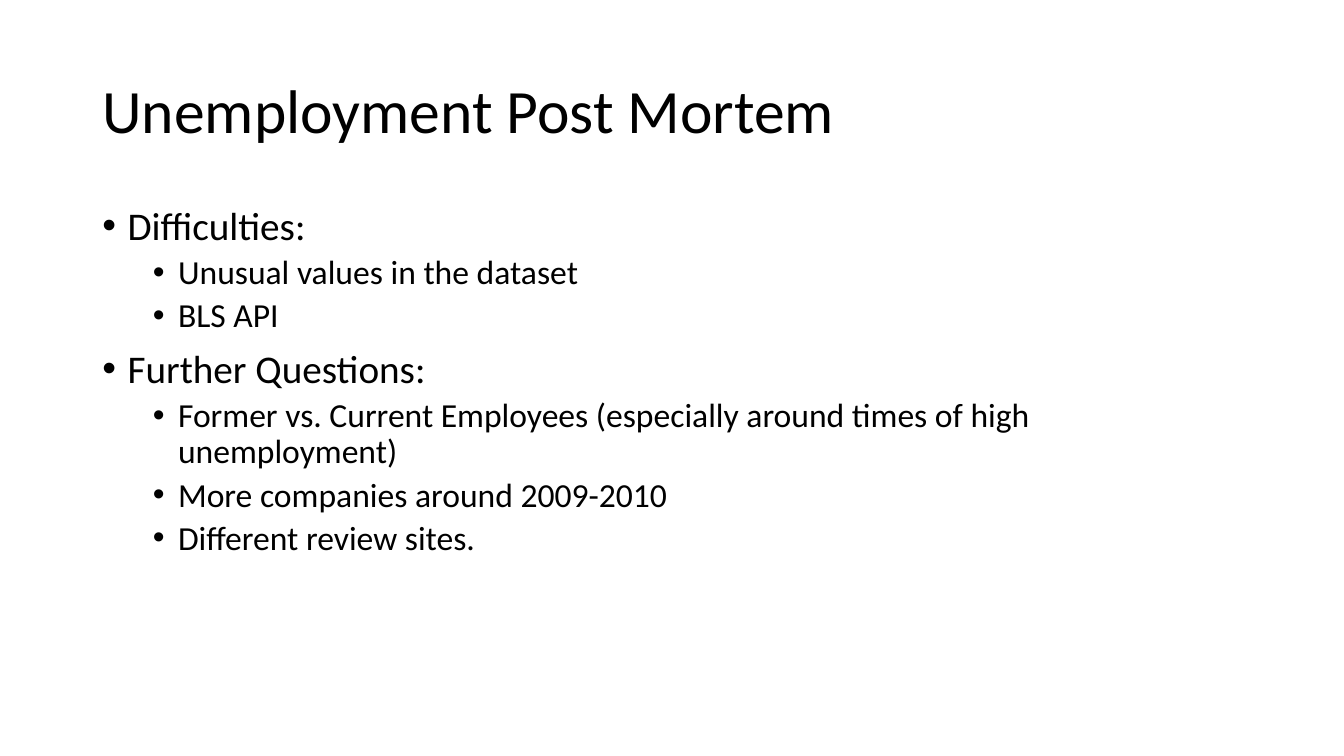
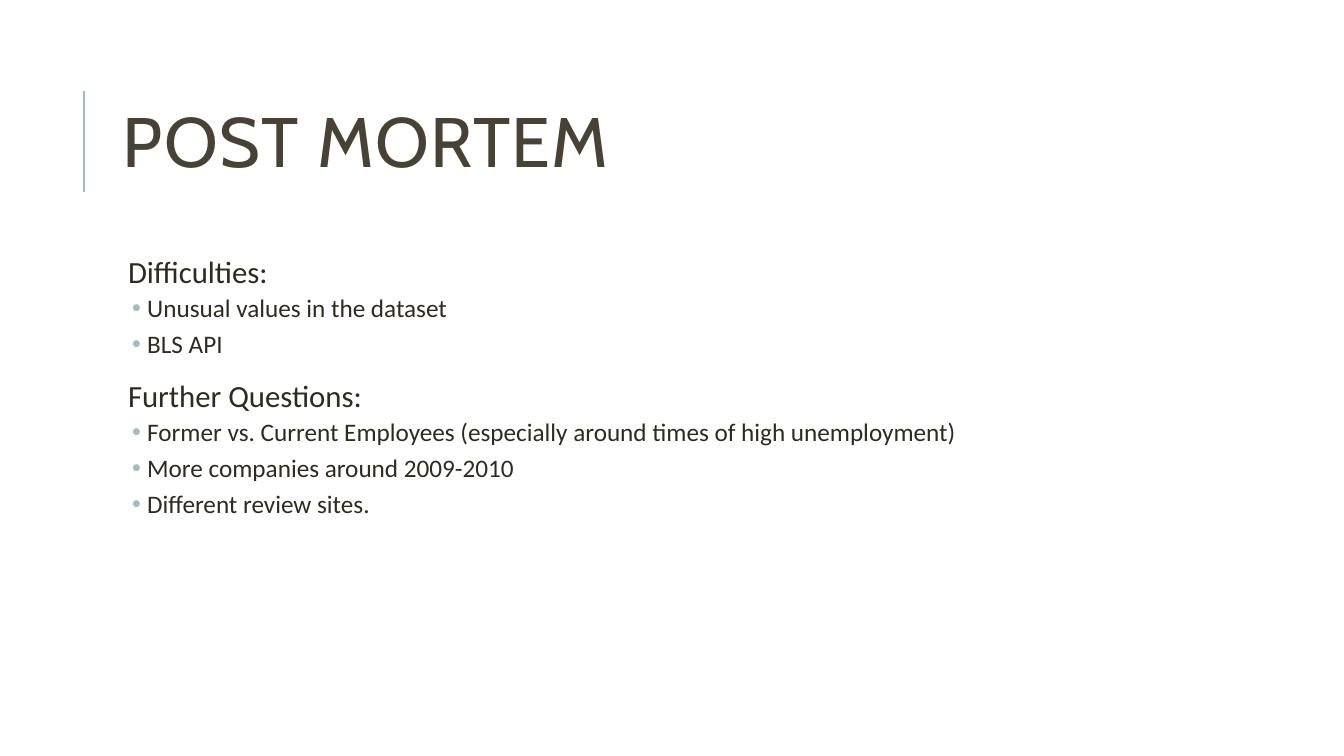
Before and after one commit to annabl38/Project_1, a slide deck: slide 20 of Happy People Presentation.pptx (slide 6 before the commit). Drawn at 1344x756 pixels with LibreOffice and Linux fonts; fonts in the diff are those of the drawing. Boxes give left, top, right and bottom in pixels: in the first picture for what was removed or moved away, otherwise in the second. Text is boxed around its words. In the diff, an @@ line names an element or a change of style, - is before the commit and + after.

```diff
--- a/Happy People Presentation.pptx
+++ b/Happy People Presentation.pptx
@@ line added from (84, 192) to (84, 91), #9CBEBD 1.5 pt @@
@@ title at (123,117,608,168): text changed; size 44 to 50 pt; font Calibri to Cabin; text colour #000000 to #474233 @@
-Unemployment Post Mortem
+POST MORTEM
@@ text "Difficulties:": place and size @@
-text "Difficulties:" at (128,212,1030,551)
+text "Difficulties:" at (128,261,955,513)
@@ text "Difficulties:" at (128,261,955,513): size 28 to 22 pt in "Difficulties:", "Further Questions:"; text colour #000000 to #2E2B21; size 24 to 18 pt in "Unusual values in the dataset", "BLS API", "Former vs. Current Employees (especially around times ...", "More companies around 2009-2010" and 1 more places; bullet • to  ; more space between paragraphs; indent changed @@
```
Also in this commit, not shown: 5 other slides changed, 20 slides added.
